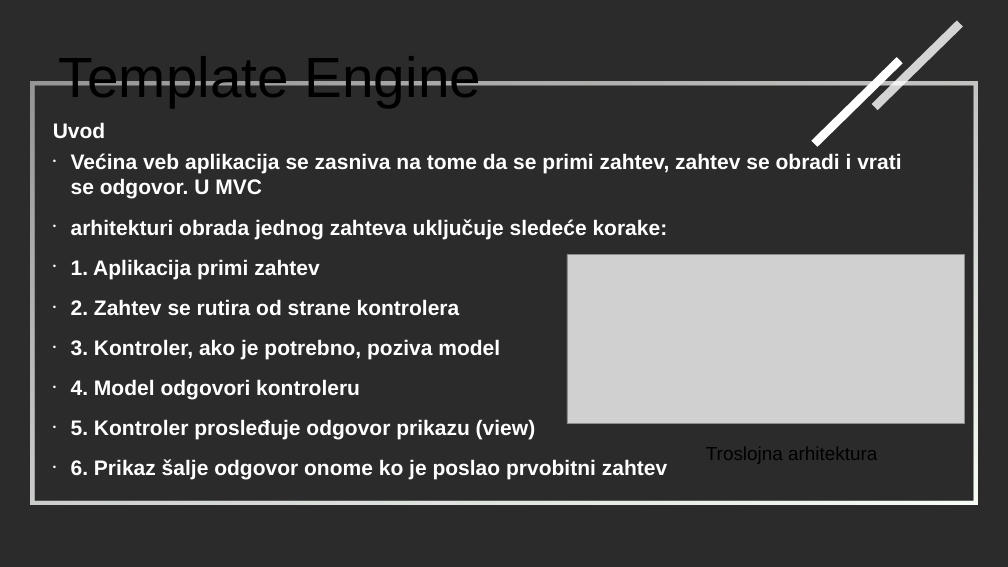
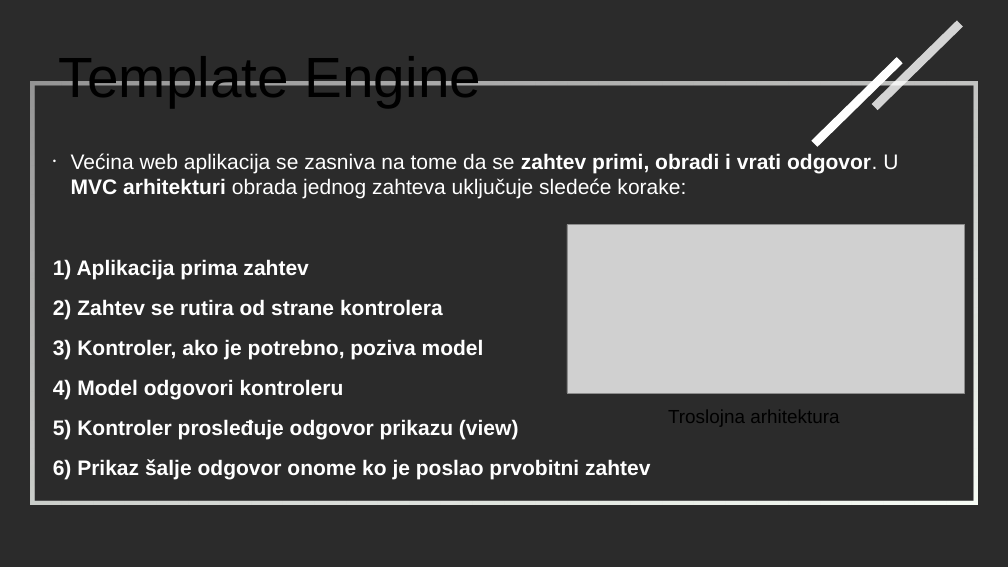
Before and after one commit to stefoverflow/NaperdnoSoftverskoInzenjerstvo, a slide deck: slide 36 of prezentacija.odp (slide 33 before the commit). Drawn at 1008x567 pixels with LibreOffice and Linux fonts; fonts in the diff are those of the drawing; grey boxes stand for pictures; background and template pictures are left out; a plain dark background stands for a picture behind light text. Boxes give left, top, right and bottom in pixels: in the first picture for what was removed or moved away, otherwise in the second. Text is boxed around its words. In the diff, an @@ line names an element or a change of style, - is before the commit and + after.

```diff
--- a/prezentacija.odp
+++ b/prezentacija.odp
@@ text removed at bbox=[53, 122, 106, 138] @@
-Uvod
@@ text at bbox=[71, 153, 898, 480]: text changed @@
-• Većina veb aplikacija se zasniva na tome da se primi zahtev, zahtev se obradi i vrati se odgovor. U MVC
-• arhitekturi obrada jednog zahteva uključuje sledeće korake:
-• 1. Aplikacija primi zahtev
-• 2. Zahtev se rutira od strane kontrolera
-• 3. Kontroler, ako je potrebno, poziva model
-• 4. Model odgovori kontroleru
-• 5. Kontroler prosleđuje odgovor prikazu (view)
-• 6. Prikaz šalje odgovor onome ko je poslao prvobitni zahtev
+• Većina web aplikacija se zasniva na tome da se zahtev primi, obradi i vrati odgovor. U MVC arhitekturi obrada jednog zahteva uključuje sledeće korake:
+1) Aplikacija prima zahtev
+2) Zahtev se rutira od strane kontrolera
+3) Kontroler, ako je potrebno, poziva model
+4) Model odgovori kontroleru
+5) Kontroler prosleđuje odgovor prikazu (view)
+6) Prikaz šalje odgovor onome ko je poslao prvobitni zahtev
@@ picture: place and size @@
-picture at bbox=[567, 255, 965, 423]
+picture at bbox=[567, 225, 965, 393]
@@ text "Troslojna arhitektura": place and size @@
-text "Troslojna arhitektura" at bbox=[706, 447, 877, 463]
+text "Troslojna arhitektura" at bbox=[668, 410, 839, 426]
```
Also in this commit, not shown: 29 other slides changed, 13 slides added, 54 slides removed.
